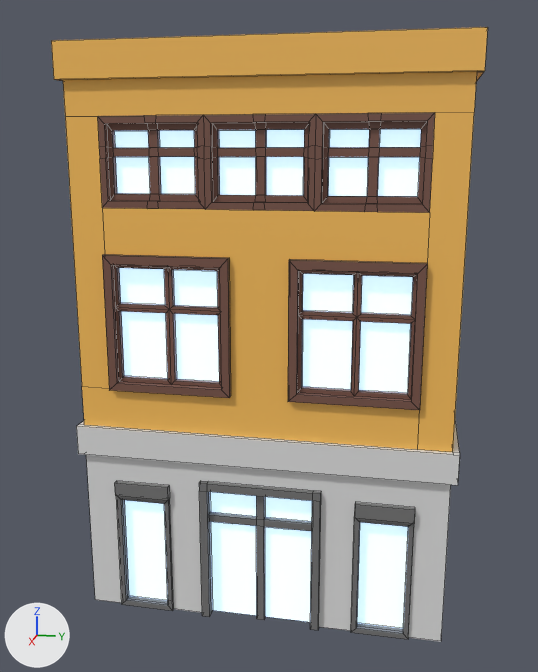
One commit to the FBX model Assets/3dmodels/House 5.3.fbx: the scene before it, then after it.
Both versions are drawn from a 50 mm lens placed at (-43.1, -89.5, 15.9), pointed at (-69.6, -94.8, 9.2). Every picture has the same lights, and +X, +Y and +Z are marked at lower left. The picture after the commit comes second. Mesh edges are drawn as thin lines. Where no turn or scale is listed for an object, it has been applied to the vertices.

Objects in the first picture: 'House 5.004'.
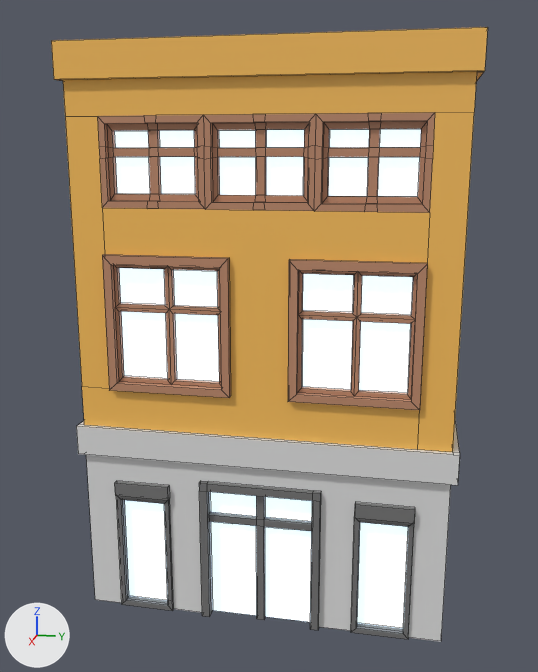
Pixel boxes [x1, y1, x2, y2] of what changed, in the pictures (538 x 672 px):
'House 5.004', recoloured
    both: [95, 110, 437, 630]

Diff of the bpy script that builds the scene:
```diff
--- a/Assets/3dmodels/House 5.3.fbx.py
+++ b/Assets/3dmodels/House 5.3.fbx.py
@@ mat_cam @@
 mat_cam.roughness = 0.0
-mat_cam.emission_color = (0.405, 0.654, 1.0)  # blue #abd3ff
+mat_cam.emission_color = (0.598, 0.807, 1.0)  # blue #cbe8ff
 mat_cam.emission_strength = 1.0
@@ mat_çerçeve @@
 mat_çerçeve = principled_material('Çerçeve')
-mat_çerçeve.base_color = (0.191, 0.0887, 0.0648)  # brown #795448
+mat_çerçeve.base_color = (0.521, 0.258, 0.153)  # brown #bf8b6d
```
